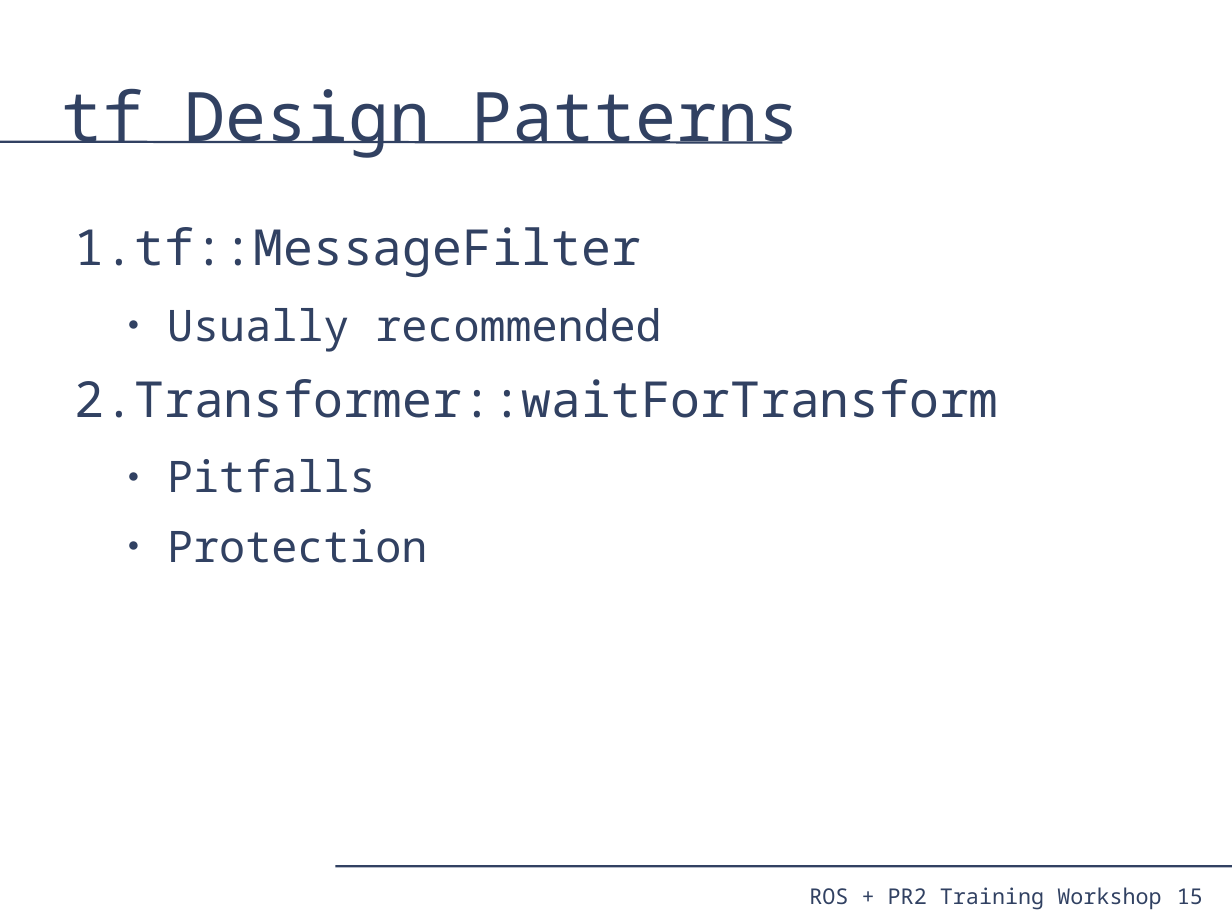
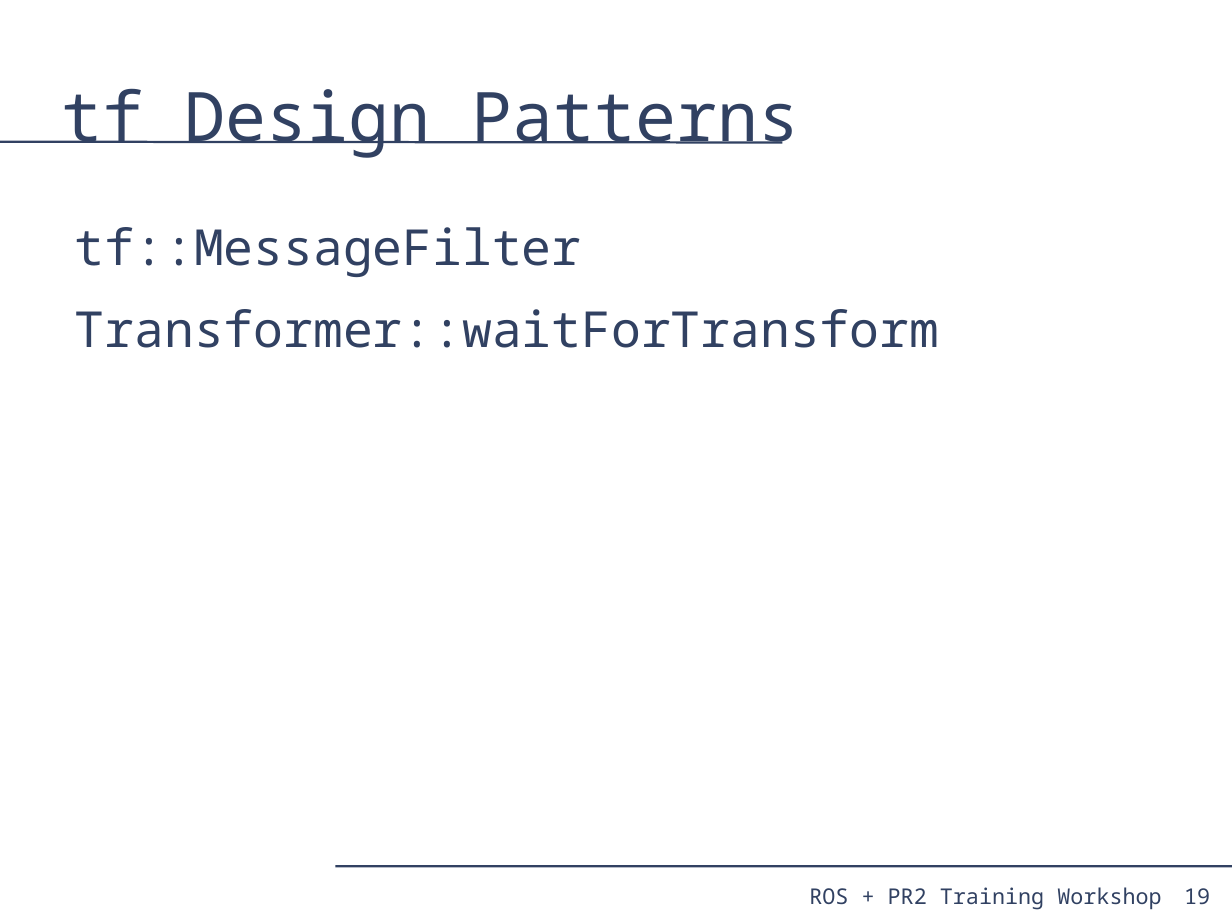
Before and after one commit to PR2/pr2_docs, a slide deck: slide 19 of pr2_training_workshop/tf/tf_training.odp (slide 15 before the commit). Drawn at 1232x924 pixels with LibreOffice and Linux fonts; fonts in the diff are those of the drawing. Boxes give left, top, right and bottom in pixels: in the first picture for what was removed or moved away, otherwise in the second. Text is boxed around its words. In the diff, an @@ line names an element or a change of style, - is before the commit and + after.

```diff
--- a/pr2_training_workshop/tf/tf_training.odp
+++ b/pr2_training_workshop/tf/tf_training.odp
@@ text "tf::MessageFilter" at box(75, 227, 939, 348): bullet 1. to none @@
@@ text at box(167, 308, 661, 352): paragraph removed @@
-  ● Usually recommended
@@ text at box(167, 458, 427, 563): paragraphs removed @@
-  ● Pitfalls
-  ● Protection
@@ page number removed at box(1177, 888, 1203, 905) @@
-15
@@ page number added at box(1184, 888, 1210, 905), 14 pt, text #314162 @@
+19
```
Also in this commit, not shown: 20 other slides changed, 7 slides added.
